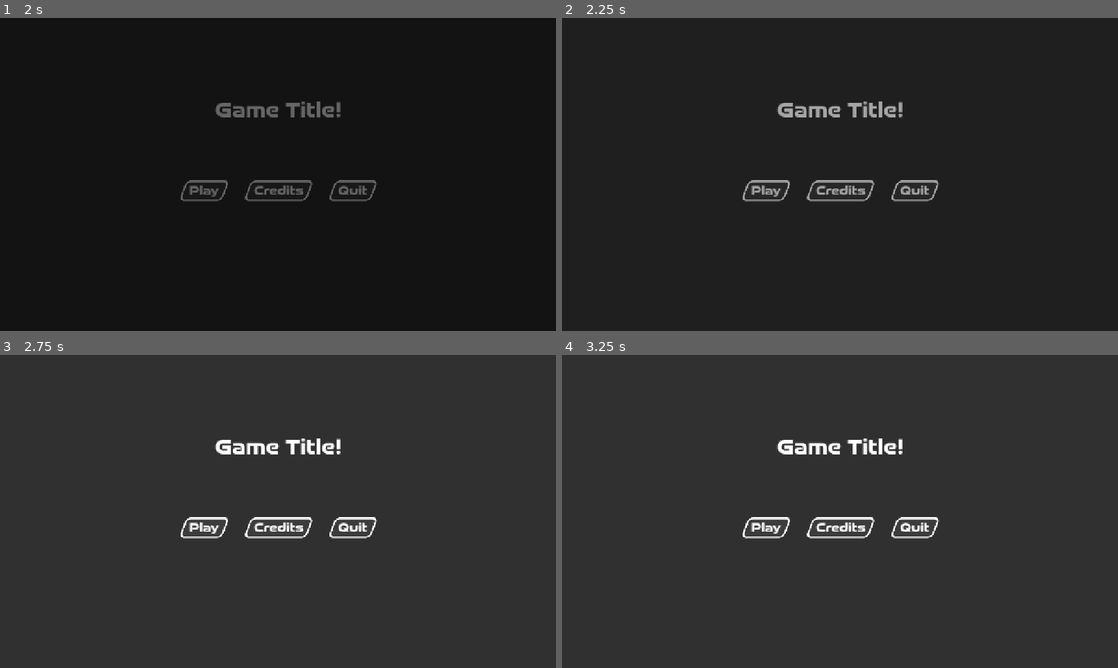
Above: before the commit, frames 1-4 (two rows, left to right).
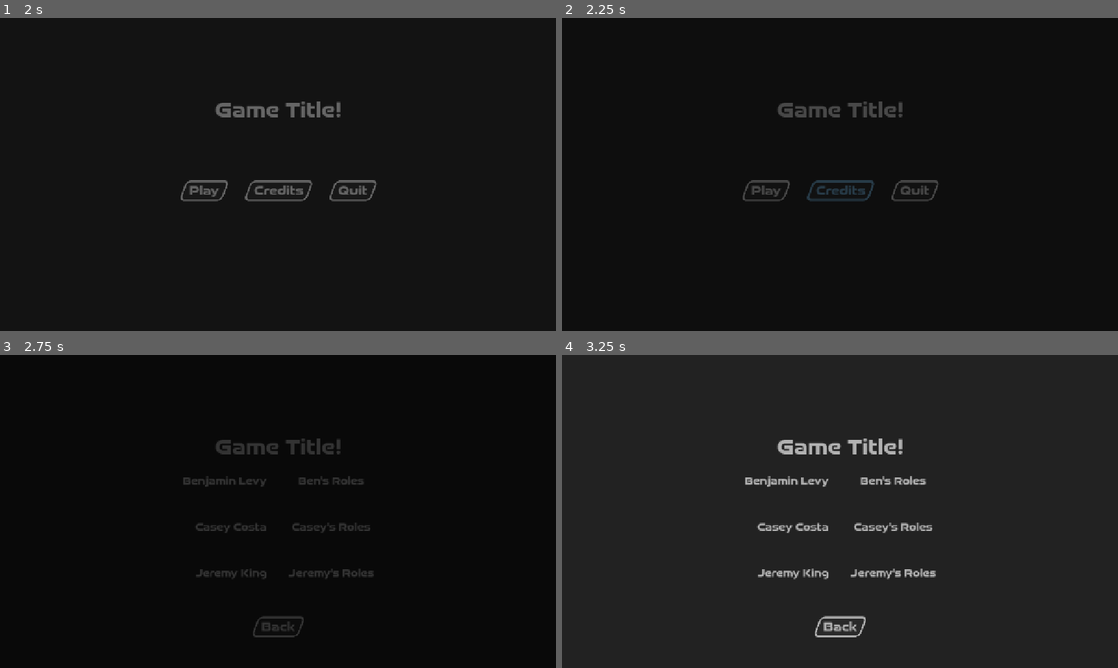
Above: after the commit, the same moments.

Repository: cjpugs/GMTK-Jam-25
Game: Godot game, scene res://scenes/user-interface/credits.tscn
Same seed, same stepped clock (60 frames per second), same inputs: the game is played once before the commit and once after it. This scene is started directly instead of the project's main scene.
Inputs (mouse positions are in pixels of both pictures, inside the frame that each line leads up to):
- Up to frame 1 (2 s): click "Back" at 0.5 s; move the mouse to (400, 158) at 1.27 s; hold Right (move_right) from 1.28 s (still down); click (400, 158) at 1.35 s
- Up to frame 2 (2.25 s): release Right (move_right) at 2 s; click "Credits" at 2 s
- Up to frame 3 (2.75 s): no input
- Up to frame 4 (3.25 s): click (767, 527) at 2.75 s, where only the run before the commit has a clickable "Play"

Frame 1 is identical in both runs. In frame 2, 1.6% of the frame differs, in the area x 32-68%, y 26-59%; in frame 3, 99%, in the area x 0-100%, y 0-100%; in frame 4, 3.5%.
Error before the commit: Invalid call. Nonexistent function 'set_input_as_handled' in base 'SceneTree'. (res://scenes/user-interface/credits.gd:4)

Commit message:
bug fixed
I want to kill myself

Diff:
--- a/scenes/user-interface/credits.gd
+++ b/scenes/user-interface/credits.gd
@@ -1,7 +1,7 @@
 extends Control
 
 func _ready() -> void:
-	get_tree().set_input_as_handled()
+	pass
 
 
 
--- a/scenes/user-interface/credits.tscn
+++ b/scenes/user-interface/credits.tscn
@@ -35,7 +35,6 @@
 grow_horizontal = 2
 grow_vertical = 2
 color = Color(0, 0, 0, 0.368627)
-metadata/_edit_use_anchors_ = true
 
 [node name="Label" type="Label" parent="CanvasPanel"]
 anchors_preset = -1
@@ -47,9 +46,9 @@
 offset_right = 146.5
 offset_bottom = 61.0
 grow_horizontal = 2
+mouse_filter = 0
 text = "Game Title!"
 label_settings = SubResource("LabelSettings_ph2sr")
-metadata/_edit_use_anchors_ = true
 
 [node name="GridContainer" type="GridContainer" parent="CanvasPanel"]
 anchors_preset = -1
@@ -63,43 +62,49 @@
 offset_bottom = 121.5
 grow_horizontal = 2
 grow_vertical = 2
+mouse_filter = 0
 theme_override_constants/h_separation = 50
 theme_override_constants/v_separation = 75
 columns = 2
-metadata/_edit_use_anchors_ = true
 
 [node name="BenLabel" type="Label" parent="CanvasPanel/GridContainer"]
 layout_mode = 2
+mouse_filter = 0
 text = "Benjamin Levy"
 label_settings = SubResource("LabelSettings_hbayo")
 horizontal_alignment = 2
 
 [node name="BenRole" type="Label" parent="CanvasPanel/GridContainer"]
 layout_mode = 2
+mouse_filter = 0
 text = "Ben's Roles"
 label_settings = SubResource("LabelSettings_hbayo")
 horizontal_alignment = 1
 
 [node name="CaseyLabel" type="Label" parent="CanvasPanel/GridContainer"]
 layout_mode = 2
+mouse_filter = 0
 text = "Casey Costa"
 label_settings = SubResource("LabelSettings_hbayo")
 horizontal_alignment = 2
 
 [node name="CaseyRole" type="Label" parent="CanvasPanel/GridContainer"]
 layout_mode = 2
+mouse_filter = 0
 text = "Casey's Roles"
 label_settings = SubResource("LabelSettings_hbayo")
 horizontal_alignment = 1
 
 [node name="JeremyLabel" type="Label" parent="CanvasPanel/GridContainer"]
 layout_mode = 2
+mouse_filter = 0
 text = "Jeremy King"
 label_settings = SubResource("LabelSettings_hbayo")
 horizontal_alignment = 2
 
 [node name="JeremyRole" type="Label" parent="CanvasPanel/GridContainer"]
 layout_mode = 2
+mouse_filter = 0
 text = "Jeremy's Roles"
 label_settings = SubResource("LabelSettings_hbayo")
 horizontal_alignment = 1
--- a/scenes/user-interface/main_menu.gd
+++ b/scenes/user-interface/main_menu.gd
@@ -1,7 +1,7 @@
 extends Control
 
 func _ready() -> void:
-	get_tree().set_input_as_handled()
+	pass
 
 func _on_play_pressed() -> void:
 	TransitionScreen.change_scene("res://scenes/levels/test-level.tscn")
--- a/scenes/user-interface/main_menu.tscn
+++ b/scenes/user-interface/main_menu.tscn
@@ -43,6 +43,7 @@
 offset_right = 20.0
 offset_bottom = 23.0
 grow_horizontal = 2
+mouse_filter = 0
 text = "Game Title!"
 label_settings = SubResource("LabelSettings_f128g")
 
--- a/scenes/user-interface/transition_screen.tscn
+++ b/scenes/user-interface/transition_screen.tscn
@@ -72,6 +72,7 @@
 anchor_bottom = 1.0
 grow_horizontal = 2
 grow_vertical = 2
+mouse_filter = 2
 color = Color(0, 0, 0, 1)
 
 [node name="AnimationPlayer" type="AnimationPlayer" parent="."]
